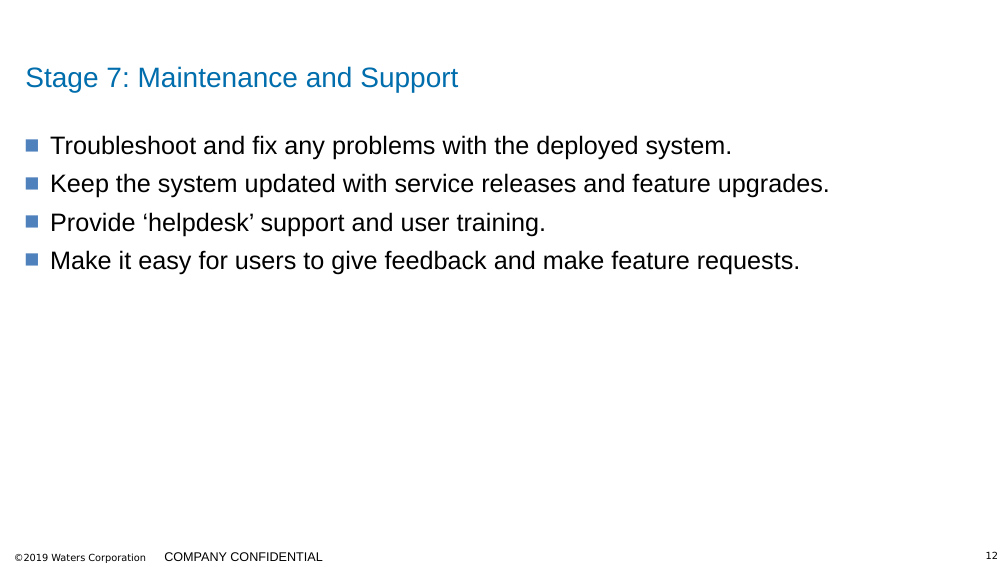
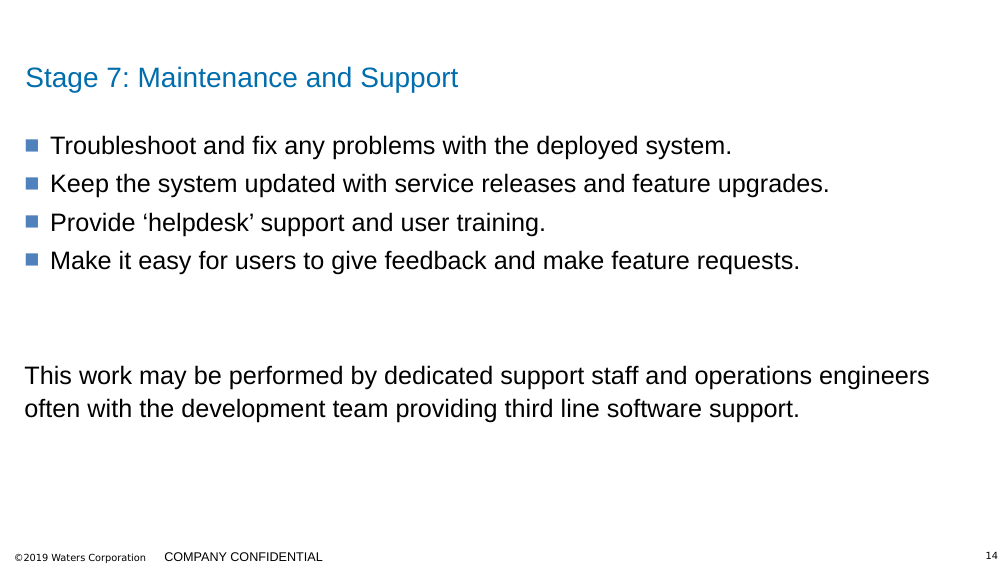
Before and after one commit to MCR-Digital/apprentice-boot-camp-methodologies, a slide deck: slide 14 of docs/Software Methodologies Fundamentals.pptx (slide 12 before the commit). Drawn at 1008x567 pixels with LibreOffice and Linux fonts; fonts in the diff are those of the drawing; background and template pictures are left out. Boxes give left, top, right and bottom in pixels: in the first picture for what was removed or moved away, otherwise in the second. Text is boxed around its words. In the diff, an @@ line names an element or a change of style, - is before the commit and + after.

```diff
--- a/docs/Software Methodologies Fundamentals.pptx
+++ b/docs/Software Methodologies Fundamentals.pptx
@@ text at (x1=24, y1=365, x2=930, y2=423): paragraph added @@
+This work may be performed by dedicated support staff and operations engineers often with the development team providing third line software support.
@@ page number at (x1=986, y1=552, x2=998, y2=559): text changed @@
-12
+14
```
Also in this commit, not shown: 2 other slides changed, 2 slides added, 3 slides removed, 6 other files.
